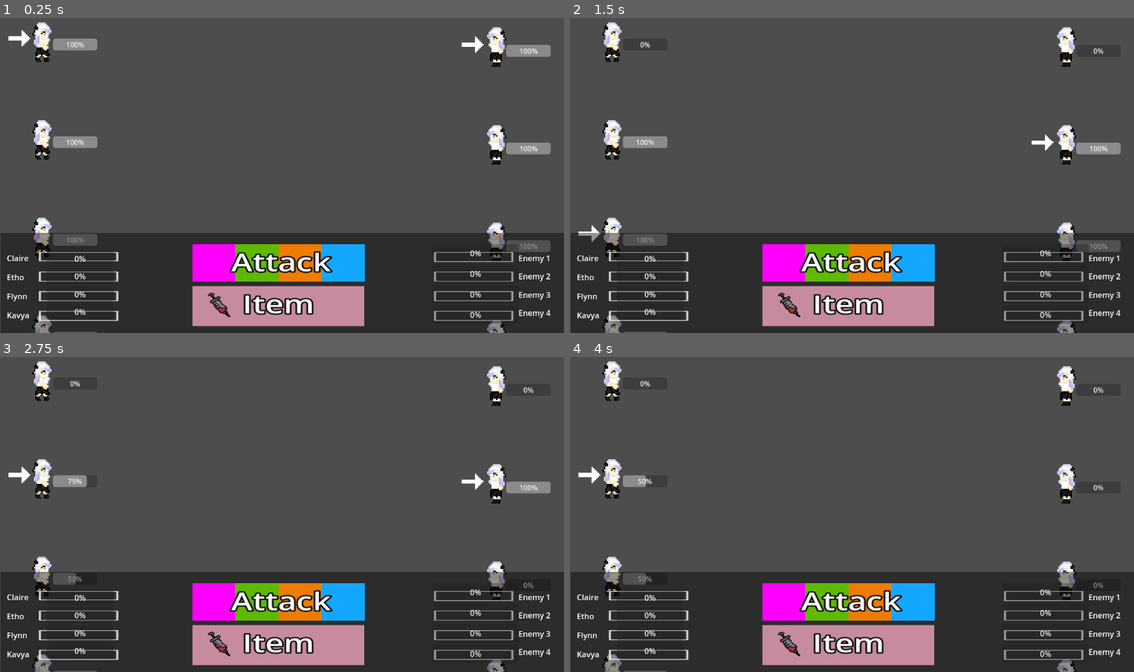
Above: before the commit, frames 1-4 (two rows, left to right).
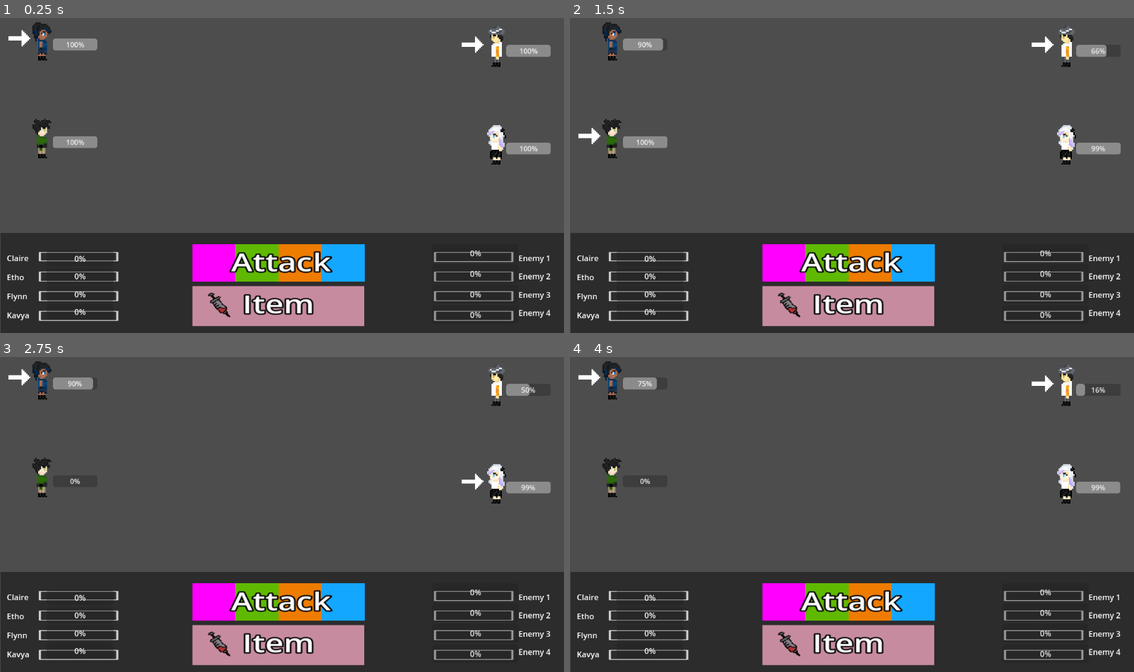
Above: after the commit, the same moments.

Repository: CostnerMagill/CS498-RPG-Project
Game: Godot game, scene res://Main.tscn
Two runs of this game, one before a commit and one after it. Both use one fixed random seed, a clock stepped at 60 frames per second and the inputs below.
Inputs (mouse positions are in pixels of both pictures, inside the frame that each line leads up to):
- Up to frame 1 (0.25 s): no input
- Up to frame 2 (1.5 s): tap Enter (ui_accept) at 0.5, 0.6, 0.77, 1.07 s; move the mouse to (976, 159) at 0.52 s; hold Up (ui_up) 0.53-1.28 s; click (976, 159) at 0.67 s; move the mouse to (739, 191) at 1.27 s; hold Down (ui_down) from 1.28 s (still down); tap F at 1.35 s
- Up to frame 3 (2.75 s): tap Enter (ui_accept) at 1.52, 1.55, 1.82, 2.1 s; move the mouse to (338, 445) at 2.02 s; release Down (ui_down) at 2.03 s; hold Up (ui_up) from 2.03 s (still down)
- Up to frame 4 (4 s): tap Enter (ui_accept) at 2.75, 3.02, 3.05, 3.32, 3.6, 3.77 s; move the mouse to (823, 577) at 2.77 s; tap F at 2.85 s; click (823, 577) at 2.92 s; move the mouse to (1021, 561) at 3.52 s; release Up (ui_up) at 3.53 s; hold Down (ui_down) from 3.53 s (still down)

The runs differ from the first frame. In frame 1, 2.2% of the frame differs, in the area x 5-98%, y 1-100%; in frame 2, 3.0%, in the area x 1-98%, y 1-100%; in frame 3, 2.7%; in frame 4, 2.8%.

Commit message:
made base character node that can be modified directly as opposed to having a base class script file and unique nodes

Diff:
--- a/Godot/CharacterBody2D.gd
+++ /dev/null
@@ -1,17 +0,0 @@
-extends character_base
-
-# @export var MAX_HEALTH: float = 10
-# @export var SPEED: float = 10
-
-
-@onready var attack1 = move.new()
-# @onready var move_list: Array = []
-
-
-func _ready():
-	SPEED = 10
-	MAX_HEALTH = 10
-	health = MAX_HEALTH
-	attack1.name = "Attack 1"
-	attack1.damage = 5
-	move_list.append(attack1)
--- a/Godot/Main.tscn
+++ b/Godot/Main.tscn
@@ -284,4 +284,7 @@
 texture = ExtResource("5_3276i")
 metadata/_edit_use_anchors_ = true
 
+[node name="Camera2D" type="Camera2D" parent="."]
+position = Vector2(576, 324)
+
 [connection signal="next_player" from="enemy_group" to="player_group" method="_on_enemy_group_next_player"]
--- a/Godot/battle-scene.gd
+++ b/Godot/battle-scene.gd
@@ -25,148 +25,148 @@
 #    var damage: int
 
 class action:
-	var attack
-	var target_index: int
+    var attack
+    var target_index: int
 
 # Get list of enemies and players, place them both in character array, then
 # order them by speed for the fight, then resize action queue to the size of
 # the character array since we write to the positions arbitrarily and not
 # appending
 func _ready():
-	# passing in true to duplicate to do deep duplication (all nested arrays
-	# etc... are duplicated as well). Possibly change later
-	players = player_group.players.duplicate(true)
-	all_players = player_group.players.duplicate(true)
-	enemies = enemy_group.enemies.duplicate(true)
-	all_enemies = enemy_group.enemies.duplicate(true)
-	characters.append_array(enemies)
-	characters.append_array(players)
-	characters.sort_custom(speed_sort)
-	action_queue.resize(characters.size())
-	enemies[0].focus()
+    # passing in true to duplicate to do deep duplication (all nested arrays
+    # etc... are duplicated as well). Possibly change later
+    players = player_group.players.duplicate(true)
+    all_players = player_group.players.duplicate(true)
+    enemies = enemy_group.enemies.duplicate(true)
+    all_enemies = enemy_group.enemies.duplicate(true)
+    characters.append_array(enemies)
+    characters.append_array(players)
+    characters.sort_custom(speed_sort)
+    action_queue.resize(characters.size())
+    enemies[0].focus()
 
 
 func _process(delta):
-	if in_battle:
-		if pruning:
-			prune_character_arrays()
-		if selecting_target:
-			select_enemy_target()
-		if selecting_moves:
-			select_player_moves(target_index_array)
-		if selecting_enemy_moves:
-			select_enemy_moves()
-		if attacking:
-			perform_attacks()
-	if !in_battle:
-		print("Battle Over")
-		return
+    if in_battle:
+        if pruning:
+            prune_character_arrays()
+        if selecting_target:
+            select_enemy_target()
+        if selecting_moves:
+            select_player_moves(target_index_array)
+        if selecting_enemy_moves:
+            select_enemy_moves()
+        if attacking:
+            perform_attacks()
+    if !in_battle:
+        print("Battle Over")
+        return
 
 # remove characters from their respective arrays if dead. Do it in reverse to
 # avoid array index out of bounds
 func prune_character_arrays():
-	for i in range(enemies.size()-1, -1, -1):
-		if enemies[i].IS_ALIVE == false:
-			enemies.remove_at(i)
-	for i in range(players.size()-1, -1, -1):
-		if players[i].IS_ALIVE == false:
-			players.remove_at(i)
-	for i in range(characters.size()-1, -1, -1):
-		if characters[i].IS_ALIVE == false:
-			characters.remove_at(i)
-	is_battle_over()
-	if in_battle == false:
-		return
-	unfocus_all_enemies()
-	reset_global_vars()
-	enemies[0].focus()
-	pruning = false
-	selecting_target = true
+    for i in range(enemies.size()-1, -1, -1):
+        if enemies[i].IS_ALIVE == false:
+            enemies.remove_at(i)
+    for i in range(players.size()-1, -1, -1):
+        if players[i].IS_ALIVE == false:
+            players.remove_at(i)
+    for i in range(characters.size()-1, -1, -1):
+        if characters[i].IS_ALIVE == false:
+            characters.remove_at(i)
+    is_battle_over()
+    if in_battle == false:
+        return
+    unfocus_all_enemies()
+    reset_global_vars()
+    enemies[0].focus()
+    pruning = false
+    selecting_target = true
 
 # Visually select target for current player
 func select_enemy_target():
-	players[index_player].focus()
-	if Input.is_action_just_pressed("ui_up"):
-		if enemy_index > 0:
-			enemy_index -= 1
-			switch_focus(enemy_index, enemy_index+1)
-	if Input.is_action_just_pressed("ui_down"):
-		if enemy_index < enemies.size() - 1:
-			enemy_index += 1
-			switch_focus(enemy_index, enemy_index-1)
-	if Input.is_action_just_pressed("ui_accept"):
-		players[index_player].unfocus()
-		index_player += 1
-		target_index_array.append(enemies[enemy_index])
-	if target_index_array.size() >= players.size():
-		selecting_target = false
-		selecting_moves = true
+    players[index_player].focus()
+    if Input.is_action_just_pressed("ui_up"):
+        if enemy_index > 0:
+            enemy_index -= 1
+            switch_focus(enemy_index, enemy_index+1)
+    if Input.is_action_just_pressed("ui_down"):
+        if enemy_index < enemies.size() - 1:
+            enemy_index += 1
+            switch_focus(enemy_index, enemy_index-1)
+    if Input.is_action_just_pressed("ui_accept"):
+        players[index_player].unfocus()
+        index_player += 1
+        target_index_array.append(enemies[enemy_index])
+    if target_index_array.size() >= players.size():
+        selecting_target = false
+        selecting_moves = true
 
 # Loop through each player, select target and move
 func select_player_moves(targets):
-	for i in players.size():
-		var player_index: int = characters.find(players[i])
-		var target: int = characters.find(targets[i])
-		var selected_move = players[i].select_move()
-		var temp_action = action.new()
-		temp_action.attack = selected_move
-		temp_action.target_index = target
-		action_queue[player_index] = temp_action
-	selecting_moves = false
-	selecting_enemy_moves = true
+    for i in players.size():
+        var player_index: int = characters.find(players[i])
+        var target: int = characters.find(targets[i])
+        var selected_move = players[i].select_move()
+        var temp_action = action.new()
+        temp_action.attack = selected_move
+        temp_action.target_index = target
+        action_queue[player_index] = temp_action
+    selecting_moves = false
+    selecting_enemy_moves = true
 
 # Loop through each enemy, then select a move and a random target
 func select_enemy_moves():
-	var target_array: Array = []
-	for i in players.size():
-		target_array.append(characters.find(players[i]))
-	for i in enemies.size():
-		var enemy_location: int = characters.find(enemies[i])
-		var enemy_move = enemies[i].select_move()
-		var target: int = target_array[randi() % target_array.size()]
-		var temp_action = action.new()
-		temp_action.attack = enemy_move
-		temp_action.target_index = target
-		action_queue[enemy_location] = temp_action
-	selecting_enemy_moves = false
-	attacking = true
+    var target_array: Array = []
+    for i in players.size():
+        target_array.append(characters.find(players[i]))
+    for i in enemies.size():
+        var enemy_location: int = characters.find(enemies[i])
+        var enemy_move = enemies[i].select_move()
+        var target: int = target_array[randi() % target_array.size()]
+        var temp_action = action.new()
+        temp_action.attack = enemy_move
+        temp_action.target_index = target
+        action_queue[enemy_location] = temp_action
+    selecting_enemy_moves = false
+    attacking = true
 
 func perform_attacks():
-	for i in characters.size():
-		if characters[i].IS_ALIVE == true:
-			var target_index: int = action_queue[i].target_index
-			if characters[target_index].IS_ALIVE == true:
-				var damage: int = action_queue[i].attack.damage
-				characters[target_index].take_damage(damage)
-			else:
-				print("Attack Failed")
-	attacking = false
-	pruning = true
-	is_battle_over()
+    for i in characters.size():
+        if characters[i].IS_ALIVE == true:
+            var target_index: int = action_queue[i].target_index
+            if characters[target_index].IS_ALIVE == true:
+                var damage: int = action_queue[i].attack.damage
+                characters[target_index].take_damage(damage)
+            else:
+                print("Attack Failed")
+    attacking = false
+    pruning = true
+    is_battle_over()
 
 # Small helper functions
 
 func is_battle_over():
-	if players.is_empty():
-		in_battle = false
-	if enemies.is_empty():
-		in_battle = false
+    if players.is_empty():
+        in_battle = false
+    if enemies.is_empty():
+        in_battle = false
 
 func unfocus_all_enemies():
-	for i in all_enemies.size():
-		all_enemies[i].unfocus()
+    for i in all_enemies.size():
+        all_enemies[i].unfocus()
 
 func reset_global_vars():
-	action_queue.clear()
-	action_queue.resize(characters.size())
-	target_index_array.clear()
-	enemy_index = 0
-	index_player = 0
+    action_queue.clear()
+    action_queue.resize(characters.size())
+    target_index_array.clear()
+    enemy_index = 0
+    index_player = 0
 
 func switch_focus(x, y):
-	enemies[x].focus()
-	enemies[y].unfocus()
+    enemies[x].focus()
+    enemies[y].unfocus()
 
 # Custom sort based on speed of characters
 func speed_sort(a, b):
-	return a.SPEED > b.SPEED
+    return a.SPEED > b.SPEED
--- a/Godot/char_1.tscn
+++ /dev/null
@@ -1,121 +0,0 @@
-[gd_scene load_steps=21 format=3 uid="uid://x7e2ohunok1l"]
-
-[ext_resource type="Script" path="res://CharacterBody2D.gd" id="1_16mxc"]
-[ext_resource type="Texture2D" uid="uid://cu3fag6msuvka" path="res://Assets/Animations/Claire/Claire_Walk_Backward1.png" id="2_4yh0j"]
-[ext_resource type="Texture2D" uid="uid://bx3i3ub655mky" path="res://Assets/Animations/Claire/Claire_Walk_Backward2.png" id="3_q78yb"]
-[ext_resource type="Texture2D" uid="uid://dnu1kp5w178s7" path="res://Assets/Animations/Claire/Claire_Walk_Backward3.png" id="4_q1tao"]
-[ext_resource type="Texture2D" uid="uid://c6k8gxkd73hqi" path="res://Assets/Animations/Claire/Claire_Walk_Backward4.png" id="5_8mw3v"]
-[ext_resource type="Texture2D" uid="uid://e30tw1tsngdu" path="res://Assets/Animations/Claire/Claire_Walk_Forward1.png" id="6_6qhgb"]
-[ext_resource type="Texture2D" uid="uid://bw5n3axw74pmt" path="res://Assets/Animations/Claire/Claire_Walk_Forward2.png" id="7_qmihj"]
-[ext_resource type="Texture2D" uid="uid://nm03u43woong" path="res://Assets/Animations/Claire/Claire_Walk_Forward3.png" id="8_yb84r"]
-[ext_resource type="Texture2D" uid="uid://dgy672c41384m" path="res://Assets/Animations/Claire/Claire_Walk_Forward4.png" id="9_6tkuj"]
-[ext_resource type="Texture2D" uid="uid://qjcfon1v8cub" path="res://Assets/Animations/Claire/Claire_Walk_Left1.png" id="10_ql4qe"]
-[ext_resource type="Texture2D" uid="uid://bm2p6coo4ewob" path="res://Assets/Animations/Claire/Claire_Walk_Left2.png" id="11_5n3x2"]
-[ext_resource type="Texture2D" uid="uid://c72imw7528681" path="res://Assets/Animations/Claire/Claire_Walk_Left3.png" id="12_hb2dq"]
-[ext_resource type="Texture2D" uid="uid://bv4ymk0ba6yuf" path="res://Assets/Animations/Claire/Claire_Walk_Left4.png" id="13_siw11"]
-[ext_resource type="Texture2D" uid="uid://01nv32dcutvd" path="res://Assets/Animations/Claire/Claire_Walk_Right1.png" id="14_uctc4"]
-[ext_resource type="Texture2D" uid="uid://vgn4eyshienr" path="res://Assets/Animations/Claire/Claire_Walk_Right2.png" id="15_bwa5l"]
-[ext_resource type="Texture2D" uid="uid://b1qs0fj2nr3kp" path="res://Assets/Animations/Claire/Claire_Walk_Right3.png" id="16_p6byv"]
-[ext_resource type="Texture2D" uid="uid://dlhkbu28nkyqs" path="res://Assets/Animations/Claire/Claire_Walk_Right4.png" id="17_o5wte"]
-[ext_resource type="Texture2D" uid="uid://d008pgeue38w1" path="res://Assets/UI/Battle-UI/arrow.png" id="18_rbj83"]
-
-[sub_resource type="SpriteFrames" id="SpriteFrames_rmr48"]
-animations = [{
-"frames": [{
-"duration": 1.0,
-"texture": ExtResource("2_4yh0j")
-}, {
-"duration": 1.0,
-"texture": ExtResource("3_q78yb")
-}, {
-"duration": 1.0,
-"texture": ExtResource("4_q1tao")
-}, {
-"duration": 1.0,
-"texture": ExtResource("5_8mw3v")
-}],
-"loop": true,
-"name": &"backward",
-"speed": 5.0
-}, {
-"frames": [{
-"duration": 1.0,
-"texture": ExtResource("6_6qhgb")
-}, {
-"duration": 1.0,
-"texture": ExtResource("7_qmihj")
-}, {
-"duration": 1.0,
-"texture": ExtResource("8_yb84r")
-}, {
-"duration": 1.0,
-"texture": ExtResource("9_6tkuj")
-}],
-"loop": true,
-"name": &"forward",
-"speed": 10.0
-}, {
-"frames": [{
-"duration": 1.0,
-"texture": ExtResource("10_ql4qe")
-}, {
-"duration": 1.0,
-"texture": ExtResource("11_5n3x2")
-}, {
-"duration": 1.0,
-"texture": ExtResource("12_hb2dq")
-}, {
-"duration": 1.0,
-"texture": ExtResource("13_siw11")
-}],
-"loop": true,
-"name": &"left",
-"speed": 5.0
-}, {
-"frames": [{
-"duration": 1.0,
-"texture": ExtResource("14_uctc4")
-}, {
-"duration": 1.0,
-"texture": ExtResource("15_bwa5l")
-}, {
-"duration": 1.0,
-"texture": ExtResource("16_p6byv")
-}, {
-"duration": 1.0,
-"texture": ExtResource("17_o5wte")
-}],
-"loop": true,
-"name": &"right",
-"speed": 5.0
-}]
-
-[sub_resource type="RectangleShape2D" id="RectangleShape2D_k1nnv"]
-size = Vector2(16, 29)
-
-[node name="char1" type="CharacterBody2D"]
-scale = Vector2(3, 3)
-script = ExtResource("1_16mxc")
-
-[node name="AnimatedSprite2D" type="AnimatedSprite2D" parent="."]
-texture_filter = 1
-sprite_frames = SubResource("SpriteFrames_rmr48")
-animation = &"left"
-
-[node name="focus" type="Sprite2D" parent="."]
-visible = false
-texture_filter = 1
-position = Vector2(-16.333, 0.5)
-texture = ExtResource("18_rbj83")
-
-[node name="CollisionShape2D" type="CollisionShape2D" parent="."]
-visible = false
-position = Vector2(0, 1.5)
-shape = SubResource("RectangleShape2D_k1nnv")
-
-[node name="ProgressBar" type="ProgressBar" parent="."]
-offset_left = 7.333
-offset_right = 108.333
-offset_bottom = 27.0
-scale = Vector2(0.3, 0.3)
-value = 100.0
--- a/Godot/character_base.gd
+++ b/Godot/character.gd
@@ -1,28 +1,29 @@
-class_name character_base extends CharacterBody2D
+extends CharacterBody2D
+
+@export var MAX_HEALTH: float
+@export var SPEED: float
+@export var IS_ALIVE: bool = true
 
 @onready var progress_bar = $ProgressBar
 @onready var _focus = $focus
-
-@export var IS_ALIVE: bool = true
-@export var MAX_HEALTH: float
-@export var SPEED: int
 
 class move:
     var damage: int
     var name: String
 
-# @onready var attack1 = move.new()
+@onready var attack1 = move.new()
 @onready var move_list: Array = []
 
-var health: float:
+var health: float = MAX_HEALTH:
     set(value):
         health = value
         _update_progress_bar()
 
-# func _ready():
-#     attack1.name = "Attack 1"
-#     attack1.damage = 5
-#     move_list.append(attack1)
+func _ready():
+    health = MAX_HEALTH
+    attack1.name = "Attack 1"
+    attack1.damage = 5
+    move_list.append(attack1)
 
 func _update_progress_bar():
     progress_bar.value = (health/MAX_HEALTH) * 100
--- /dev/null
+++ b/Godot/character.tscn
@@ -0,0 +1,32 @@
+[gd_scene load_steps=4 format=3 uid="uid://x7e2ohunok1l"]
+
+[ext_resource type="Script" path="res://character.gd" id="1_jx6k2"]
+[ext_resource type="Texture2D" uid="uid://d008pgeue38w1" path="res://Assets/UI/Battle-UI/arrow.png" id="2_0ljgx"]
+
+[sub_resource type="RectangleShape2D" id="RectangleShape2D_k1nnv"]
+size = Vector2(16, 29)
+
+[node name="char1" type="CharacterBody2D"]
+scale = Vector2(3, 3)
+script = ExtResource("1_jx6k2")
+
+[node name="AnimatedSprite2D" type="AnimatedSprite2D" parent="."]
+texture_filter = 1
+
+[node name="focus" type="Sprite2D" parent="."]
+visible = false
+texture_filter = 1
+position = Vector2(-16.333, 0.5)
+texture = ExtResource("2_0ljgx")
+
+[node name="CollisionShape2D" type="CollisionShape2D" parent="."]
+visible = false
+position = Vector2(0, 1.5)
+shape = SubResource("RectangleShape2D_k1nnv")
+
+[node name="ProgressBar" type="ProgressBar" parent="."]
+offset_left = 7.333
+offset_right = 108.333
+offset_bottom = 27.0
+scale = Vector2(0.3, 0.3)
+value = 100.0
--- a/Godot/enemy_1.gd
+++ /dev/null
@@ -1,17 +0,0 @@
-extends character_base
-
-# @export var MAX_HEALTH: float = 10
-# @export var SPEED: float = 10
-
-
-@onready var attack1 = move.new()
-# @onready var move_list: Array = []
-
-
-func _ready():
-	SPEED = 3
-	MAX_HEALTH = 20
-	health = MAX_HEALTH
-	attack1.name = "Attack 1"
-	attack1.damage = 5
-	move_list.append(attack1)
--- a/Godot/enemy_1.tscn
+++ /dev/null
@@ -1,34 +0,0 @@
-[gd_scene load_steps=5 format=3 uid="uid://c0nc1bo48pqku"]
-
-[ext_resource type="Texture2D" uid="uid://dlhkbu28nkyqs" path="res://Assets/Animations/Claire/Claire_Walk_Right4.png" id="1_e25sd"]
-[ext_resource type="Script" path="res://enemy_1.gd" id="1_iyieo"]
-[ext_resource type="Texture2D" uid="uid://d008pgeue38w1" path="res://Assets/arrow.png" id="3_iql13"]
-
-[sub_resource type="RectangleShape2D" id="RectangleShape2D_nntao"]
-size = Vector2(13.3333, 27.6667)
-
-[node name="enemy_1" type="CharacterBody2D"]
-scale = Vector2(3, 3)
-script = ExtResource("1_iyieo")
-
-[node name="Sprite2D" type="Sprite2D" parent="."]
-texture_filter = 1
-texture = ExtResource("1_e25sd")
-
-[node name="focus" type="Sprite2D" parent="."]
-visible = false
-texture_filter = 1
-position = Vector2(-16.333, 0.5)
-texture = ExtResource("3_iql13")
-
-[node name="CollisionShape2D" type="CollisionShape2D" parent="."]
-visible = false
-position = Vector2(-0.333333, 2.5)
-shape = SubResource("RectangleShape2D_nntao")
-
-[node name="ProgressBar" type="ProgressBar" parent="."]
-offset_left = 7.333
-offset_right = 108.333
-offset_bottom = 27.0
-scale = Vector2(0.3, 0.3)
-value = 100.0
--- a/Godot/enemy_group.tscn
+++ b/Godot/enemy_group.tscn
@@ -1,15 +1,48 @@
-[gd_scene load_steps=3 format=3 uid="uid://csdp5yqdf47pu"]
+[gd_scene load_steps=7 format=3 uid="uid://csdp5yqdf47pu"]
 
 [ext_resource type="Script" path="res://enemy_group.gd" id="1_4f4p4"]
-[ext_resource type="PackedScene" uid="uid://c0nc1bo48pqku" path="res://enemy_1.tscn" id="2_xx2q3"]
+[ext_resource type="PackedScene" uid="uid://x7e2ohunok1l" path="res://character.tscn" id="2_ykes4"]
+[ext_resource type="Texture2D" uid="uid://duvputfq1e8h7" path="res://Assets/Animations/Kavya/Kavya_Walk_Right1.png" id="3_xcw6e"]
+[ext_resource type="Texture2D" uid="uid://i5qb4eqi73qc" path="res://Assets/Animations/Etho/Etho_Walk_Right1.png" id="4_pfvyf"]
+
+[sub_resource type="SpriteFrames" id="SpriteFrames_gguef"]
+animations = [{
+"frames": [{
+"duration": 1.0,
+"texture": ExtResource("3_xcw6e")
+}],
+"loop": true,
+"name": &"default",
+"speed": 5.0
+}]
+
+[sub_resource type="SpriteFrames" id="SpriteFrames_2obd6"]
+animations = [{
+"frames": [{
+"duration": 1.0,
+"texture": ExtResource("4_pfvyf")
+}],
+"loop": true,
+"name": &"default",
+"speed": 5.0
+}]
 
 [node name="enemy_group" type="Node2D"]
 script = ExtResource("1_4f4p4")
 
-[node name="enemy_1" parent="." instance=ExtResource("2_xx2q3")]
+[node name="enemy_1" parent="." instance=ExtResource("2_ykes4")]
+MAX_HEALTH = 200.0
+SPEED = 1.0
 
-[node name="enemy_2" parent="." instance=ExtResource("2_xx2q3")]
+[node name="AnimatedSprite2D" parent="enemy_1" index="0"]
+sprite_frames = SubResource("SpriteFrames_gguef")
 
-[node name="enemy_3" parent="." instance=ExtResource("2_xx2q3")]
+[node name="enemy_2" parent="." instance=ExtResource("2_ykes4")]
+MAX_HEALTH = 2.0
+SPEED = 11111.0
 
-[node name="enemy_4" parent="." instance=ExtResource("2_xx2q3")]
+[node name="AnimatedSprite2D" parent="enemy_2" index="0"]
+sprite_frames = SubResource("SpriteFrames_2obd6")
+
+[editable path="enemy_1"]
+[editable path="enemy_2"]
--- a/Godot/player_group.tscn
+++ b/Godot/player_group.tscn
@@ -1,15 +1,48 @@
-[gd_scene load_steps=3 format=3 uid="uid://u8fyc3sh3r4y"]
+[gd_scene load_steps=7 format=3 uid="uid://u8fyc3sh3r4y"]
 
 [ext_resource type="Script" path="res://player_group.gd" id="1_8mgcn"]
-[ext_resource type="PackedScene" uid="uid://x7e2ohunok1l" path="res://char_1.tscn" id="2_qpkt4"]
+[ext_resource type="PackedScene" uid="uid://x7e2ohunok1l" path="res://character.tscn" id="2_kr5fn"]
+[ext_resource type="Texture2D" uid="uid://cjv513yfbfhvk" path="res://Assets/Animations/Flynn/Flynn_Walk_Left1.png" id="3_pyvi2"]
+[ext_resource type="Texture2D" uid="uid://qjcfon1v8cub" path="res://Assets/Animations/Claire/Claire_Walk_Left1.png" id="4_rsmo0"]
+
+[sub_resource type="SpriteFrames" id="SpriteFrames_nisd0"]
+animations = [{
+"frames": [{
+"duration": 1.0,
+"texture": ExtResource("3_pyvi2")
+}],
+"loop": true,
+"name": &"default",
+"speed": 5.0
+}]
+
+[sub_resource type="SpriteFrames" id="SpriteFrames_6y40l"]
+animations = [{
+"frames": [{
+"duration": 1.0,
+"texture": ExtResource("4_rsmo0")
+}],
+"loop": true,
+"name": &"default",
+"speed": 5.0
+}]
 
 [node name="player_group" type="Node2D"]
 script = ExtResource("1_8mgcn")
 
-[node name="char1" parent="." instance=ExtResource("2_qpkt4")]
+[node name="char1" parent="." instance=ExtResource("2_kr5fn")]
+MAX_HEALTH = 30.0
+SPEED = 40.0
 
-[node name="char2" parent="." instance=ExtResource("2_qpkt4")]
+[node name="AnimatedSprite2D" parent="char1" index="0"]
+sprite_frames = SubResource("SpriteFrames_nisd0")
 
-[node name="char3" parent="." instance=ExtResource("2_qpkt4")]
+[node name="char2" parent="." instance=ExtResource("2_kr5fn")]
+MAX_HEALTH = 3333.0
+SPEED = 2.0
 
-[node name="char4" parent="." instance=ExtResource("2_qpkt4")]
+[node name="AnimatedSprite2D" parent="char2" index="0"]
+sprite_frames = SubResource("SpriteFrames_6y40l")
+
+[editable path="char1"]
+[editable path="char2"]
--- a/Godot/project.godot
+++ b/Godot/project.godot
@@ -14,3 +14,7 @@
 run/main_scene="res://Main.tscn"
 config/features=PackedStringArray("4.2", "Forward Plus")
 config/icon="res://icon.svg"
+
+[editor]
+
+run/main_run_args="--rendering-driver opengl3"
